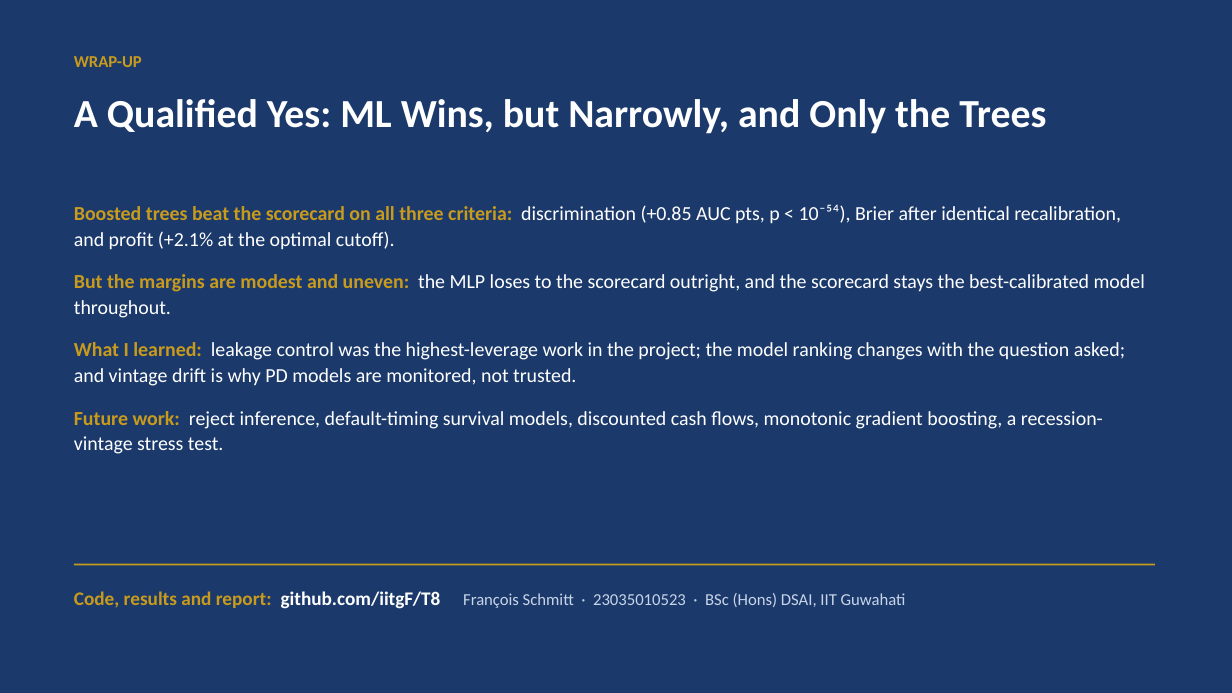
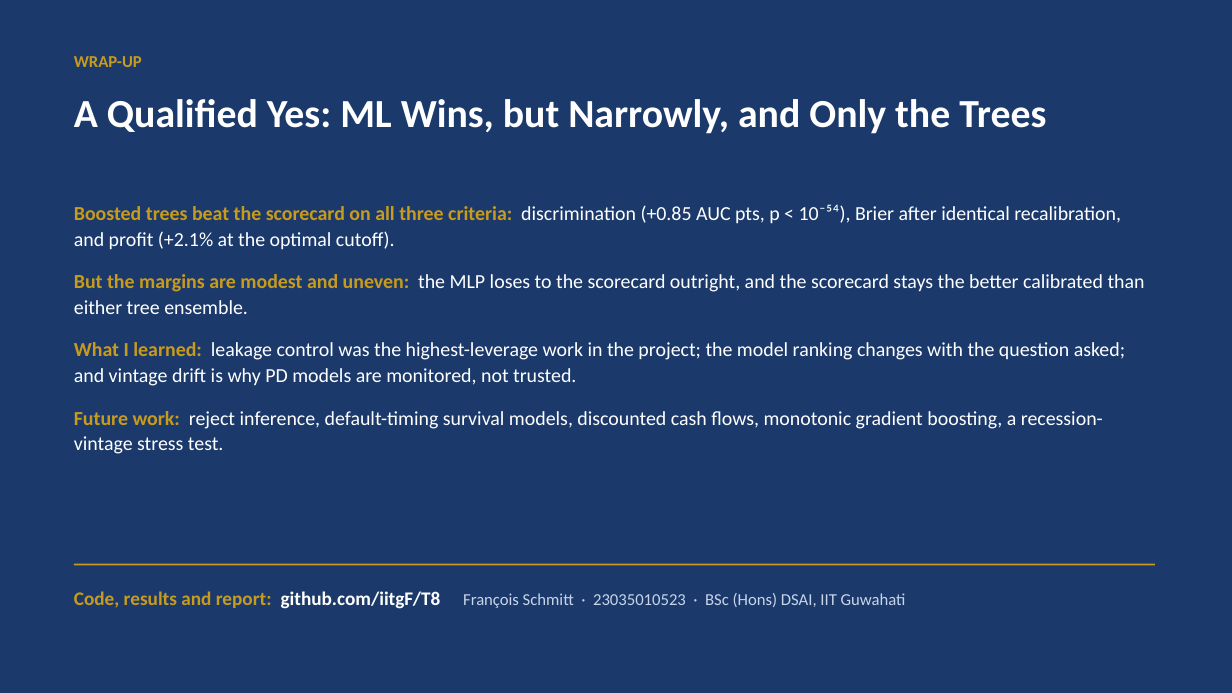
Before and after one commit to iitgF/T8, a slide deck: slide 12 of report_and_video/Project_Video_Presentation.pptx. Drawn at 1232x693 pixels with LibreOffice and Linux fonts; fonts in the diff are those of the drawing. Boxes give left, top, right and bottom in pixels: in the first picture for what was removed or moved away, otherwise in the second. Text is boxed around its words. In the diff, an @@ line names an element or a change of style, - is before the commit and + after.

```diff
--- a/report_and_video/Project_Video_Presentation.pptx
+++ b/report_and_video/Project_Video_Presentation.pptx
@@ text at (74,274,1145,314): text changed @@
-But the margins are modest and uneven: the MLP loses to the scorecard outright, and the scorecard stays the best-calibrated model throughout.
+But the margins are modest and uneven: the MLP loses to the scorecard outright, and the scorecard stays the better calibrated than either tree ensemble.
```
Also in this commit, not shown: 1 other slide changed, 7 other files.
